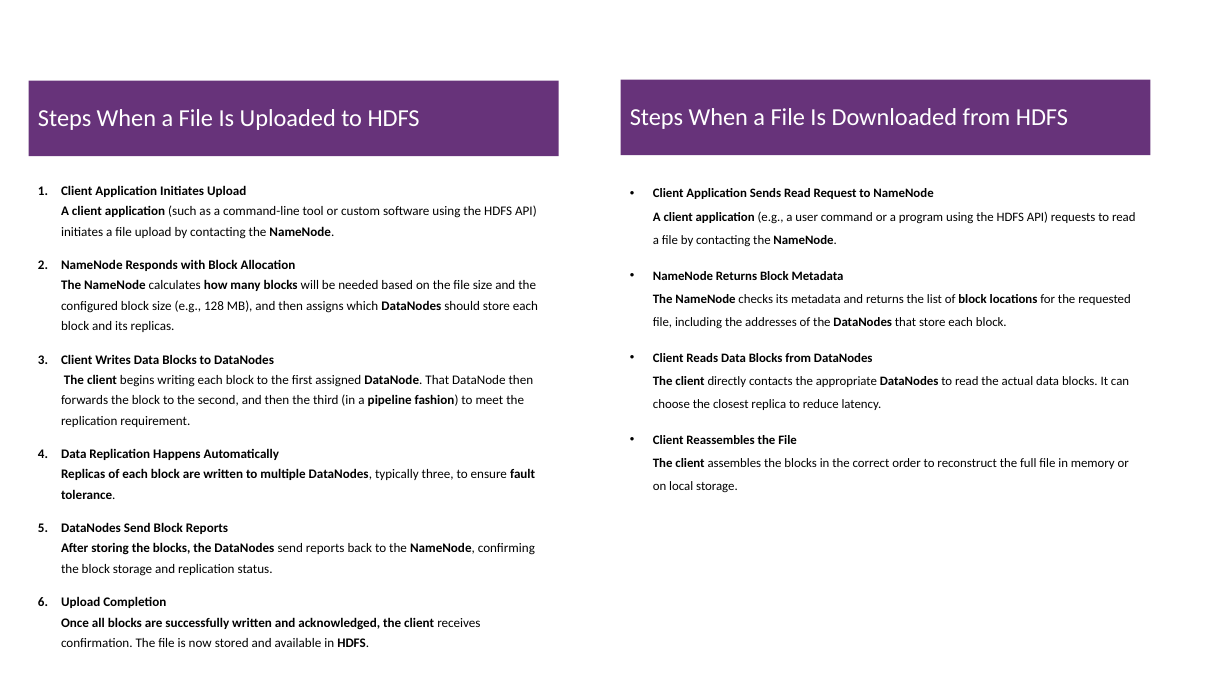
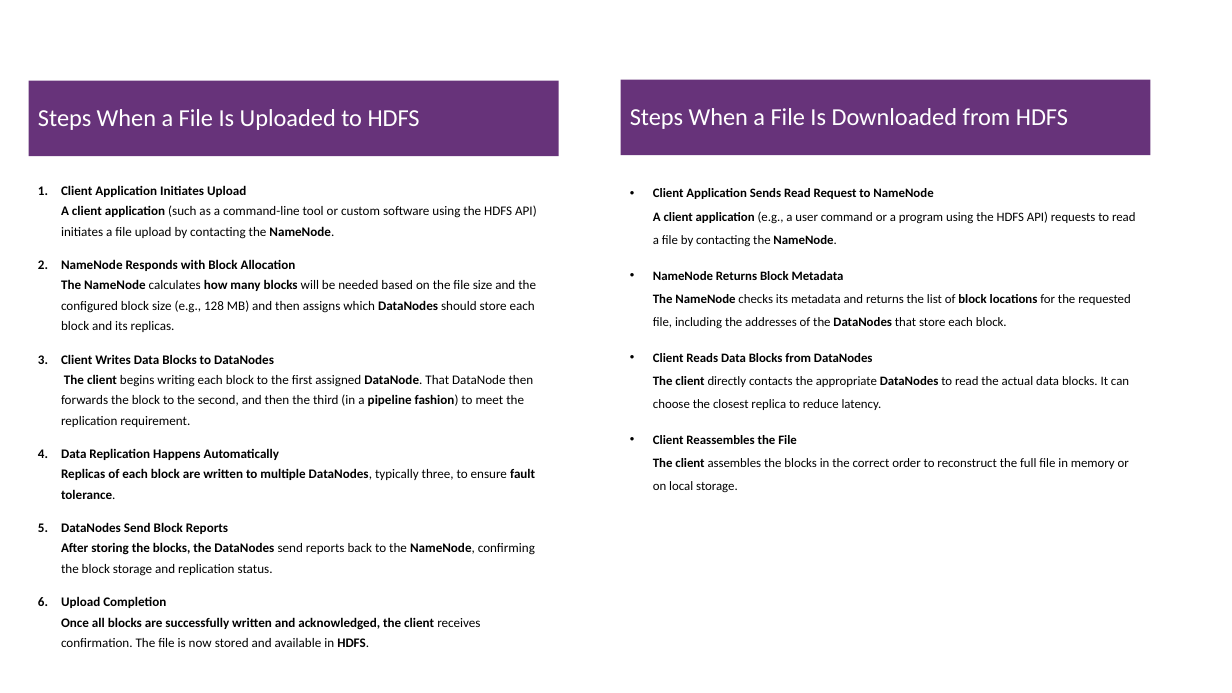
Before and after one commit to msfasha/307401-Big-Data, a slide deck: slide 9 of 20243/section_2_introduction_to_hadoop_eco_system/2-Introduction to Hadoop Eco System.pptx. Drawn at 1232x693 pixels with LibreOffice and Linux fonts; fonts in the diff are those of the drawing; background and template pictures are left out. Boxes give left, top, right and bottom in pixels: in the first picture for what was removed or moved away, otherwise in the second. Text is boxed around its words. In the diff, an @@ line names an element or a change of style, - is before the commit and + after.

```diff
--- a/20243/section_2_introduction_to_hadoop_eco_system/2-Introduction to Hadoop Eco System.pptx
+++ b/20243/section_2_introduction_to_hadoop_eco_system/2-Introduction to Hadoop Eco System.pptx
@@ text at bbox=[61, 259, 536, 332]: text changed @@
-2. NameNode Responds with Block Allocation
-   The NameNode calculates how many blocks will be needed based on the file size and the configured block size (e.g., 128 MB), and then assigns which DataNodes should store each block and its replicas.
+2. NameNode Responds with Block Allocation
+   The NameNode calculates how many blocks will be needed based on the file size and the configured block size (e.g., 128 MB) and then assigns which DataNodes should store each block and its replicas.
```
Also in this commit, not shown: 24 other slides changed.
